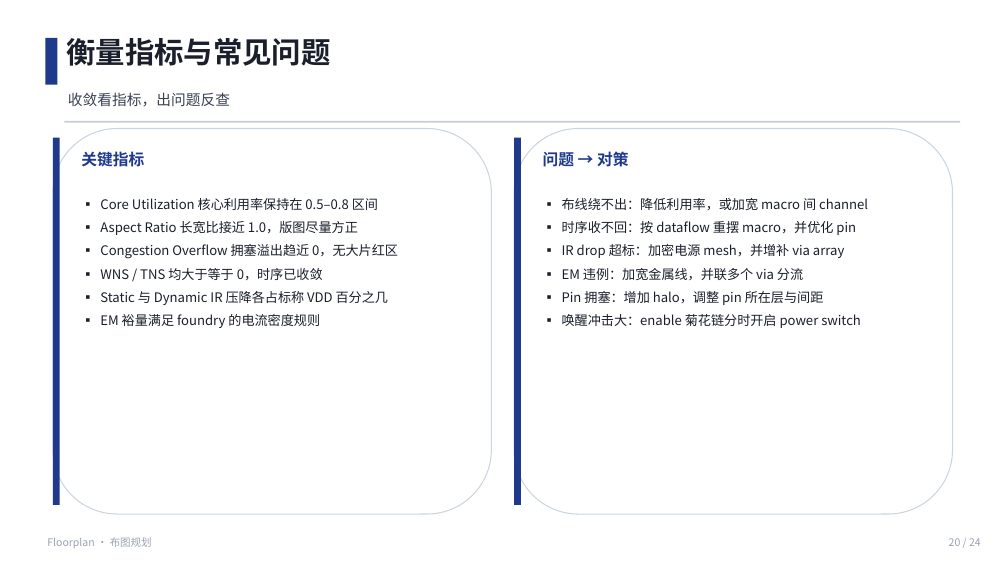
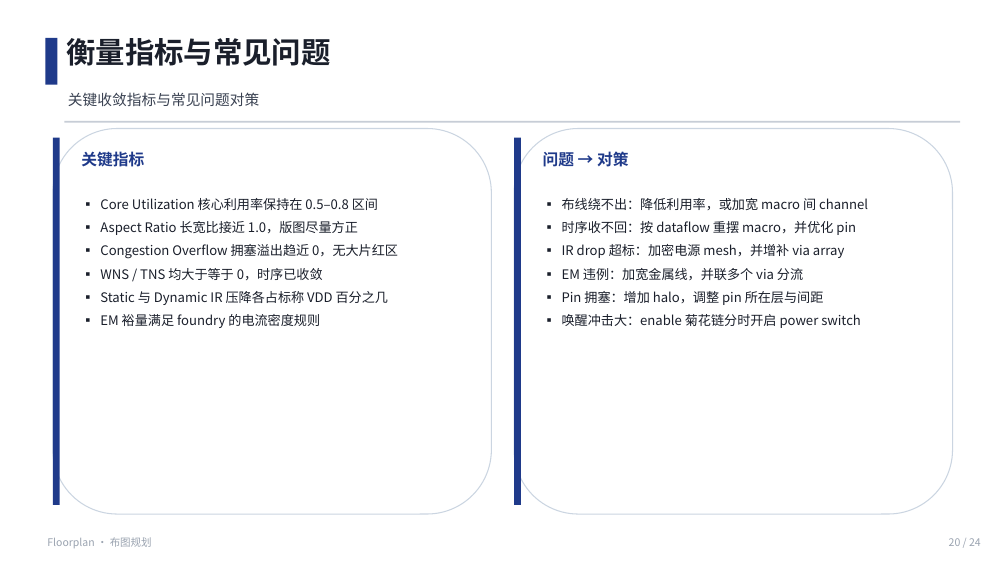
Before and after one commit to JinChengZ18/IC_Learning_Material, a slide deck: slide 20 of IC_Backend_Notes/slides/05_Floorplan.pptx. Drawn at 1008x567 pixels with LibreOffice and Linux fonts; fonts in the diff are those of the drawing. Boxes give left, top, right and bottom in pixels: in the first picture for what was removed or moved away, otherwise in the second. Text is boxed around its words. In the diff, an @@ line names an element or a change of style, - is before the commit and + after.

```diff
--- a/IC_Backend_Notes/slides/05_Floorplan.pptx
+++ b/IC_Backend_Notes/slides/05_Floorplan.pptx
@@ text at (68,92,260,106): text changed @@
-收敛看指标，出问题反查
+关键收敛指标与常见问题对策
```
Also in this commit, not shown: 15 other slides changed, 54 other files.
